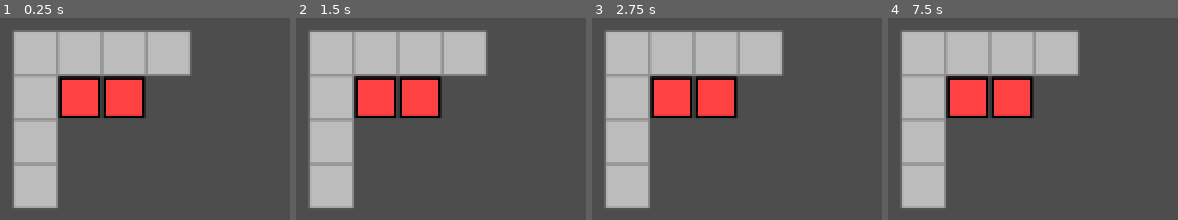
Above: before the commit, frames 1-4 (left to right).
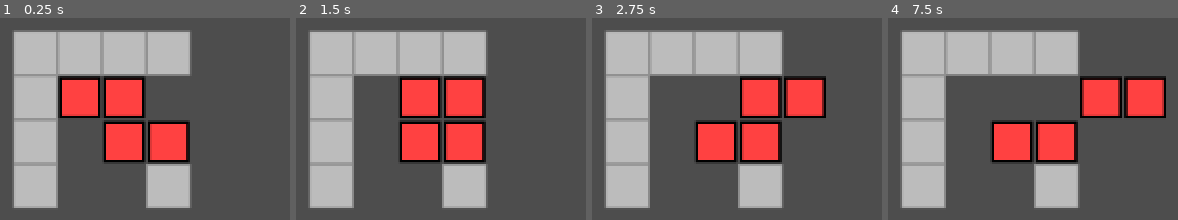
Above: after the commit, the same moments.

Repository: LightPotatoDev/BalloonGaem
Game: Godot game, scene res://scenes/Main.tscn
Same seed, same stepped clock (60 frames per second), same inputs: the game is played once before the commit and once after it.
Inputs:
- Up to frame 1 (0.25 s): no input
- Up to frame 2 (1.5 s): tap Enter at 0.5 s; hold Right (ui_right) 0.53-1.28 s; tap Space at 1.25 s; hold Down (ui_down) from 1.28 s (still down)
- Up to frame 3 (2.75 s): tap Enter at 2 s; release Down (ui_down) at 2.03 s; hold Right (ui_right) from 2.03 s (still down)
- Up to frame 4 (7.5 s): tap Space at 2.75, 4.25 s; release Right (ui_right) at 2.78 s; hold Up (ui_up) 2.78-3.53 s; tap Enter at 3.5 s; hold Left (ui_left) 3.53-5.03 s; hold Down (ui_down) 5.03-5.78 s; hold Right (ui_right) 5.78-6.53 s; hold Up (ui_up) 6.53-7.28 s; hold Right (ui_right) from 7.28 s (still down)

The runs differ from the first frame. In frame 1, 9.3% of the frame differs, in the area x 35-66%, y 50-95%; in frame 2, 15%; in frame 3, 21%, in the area x 20-81%, y 28-95%; in frame 4, 21%.

Commit message:
basic movement

Diff:
--- a/scenes/Main.tscn
+++ b/scenes/Main.tscn
@@ -1,6 +1,6 @@
 [gd_scene load_steps=3 format=3 uid="uid://2lxmwbgsphcx"]
 
-[ext_resource type="PackedScene" uid="uid://6js8brrwjbmt" path="res://scenes/objects/PlayerBalloon.tscn" id="1_i0xqu"]
+[ext_resource type="PackedScene" uid="uid://6js8brrwjbmt" path="res://scenes/objects/Balloon.tscn" id="1_i0xqu"]
 [ext_resource type="TileSet" uid="uid://cau1xylhqfcta" path="res://resources/terrain_tiles.tres" id="2_we40a"]
 
 [node name="Main" type="Node2D"]
@@ -9,8 +9,12 @@
 
 [node name="PlayerBalloon" parent="GameManager" instance=ExtResource("1_i0xqu")]
 position = Vector2(144, 144)
+is_player = true
+
+[node name="PlayerBalloon2" parent="GameManager" instance=ExtResource("1_i0xqu")]
+position = Vector2(176, 176)
 
 [node name="Terrain" type="TileMap" parent="GameManager" groups=["wall"]]
 tile_set = ExtResource("2_we40a")
 format = 2
-layer_0/tile_data = PackedInt32Array(196611, 0, 0, 262147, 0, 0, 327683, 0, 0, 393219, 0, 0, 196612, 0, 0, 196613, 0, 0, 196614, 0, 0)
+layer_0/tile_data = PackedInt32Array(196611, 0, 0, 262147, 0, 0, 327683, 0, 0, 393219, 0, 0, 196612, 0, 0, 196613, 0, 0, 196614, 0, 0, 393222, 0, 0)
--- /dev/null
+++ b/scenes/objects/Balloon.gd
@@ -0,0 +1,41 @@
+extends Pushable
+class_name Balloon
+
+@export var is_player:bool = false
+const BALLOON_COL = preload("res://scenes/objects/BalloonCollision.tscn")
+
+func get_input():
+	const INPUTS = {"ui_left":Vector2.LEFT,
+					"ui_right":Vector2.RIGHT,
+					"ui_up":Vector2.UP,
+					"ui_down":Vector2.DOWN}
+	for key in INPUTS.keys():
+		if Input.is_action_just_pressed(key):
+			move(INPUTS[key], check_move_collision(INPUTS[key]))
+
+func check_scale_collision(dir:Vector2):
+	var cols = []
+	for child in child_colliders:
+		cols.append(child.check_collision(dir))
+
+	var movable:bool = true
+	for col in cols:
+		if movable == false:
+			things_to_move = {}
+			break
+		if col == null:
+			continue
+
+		var group = col.get_groups()[0]
+		if group == "wall":
+			movable = false
+		if group == "balloon" and col.get_parent() != self:
+			movable = col.get_parent().check_move_collision(dir)
+			if movable:
+				things_to_move[col.get_parent()] = null
+
+	return movable
+
+func _physics_process(_delta):
+	if is_player:
+		get_input()
--- a/scenes/objects/PlayerBalloon.tscn
+++ b/scenes/objects/Balloon.tscn
@@ -1,9 +1,9 @@
 [gd_scene load_steps=3 format=3 uid="uid://6js8brrwjbmt"]
 
-[ext_resource type="Script" path="res://scenes/objects/PlayerBalloon.gd" id="1_igggx"]
+[ext_resource type="Script" path="res://scenes/objects/Balloon.gd" id="1_igggx"]
 [ext_resource type="PackedScene" uid="uid://bmghjdu7kggnd" path="res://scenes/objects/BalloonCollision.tscn" id="2_40n74"]
 
-[node name="PlayerBalloon" type="Node2D"]
+[node name="Balloon" type="Node2D"]
 script = ExtResource("1_igggx")
 
 [node name="BalloonCollision" parent="." instance=ExtResource("2_40n74")]
--- a/scenes/objects/BalloonCollision.gd
+++ b/scenes/objects/BalloonCollision.gd
@@ -2,9 +2,9 @@
 
 @onready var ray:RayCast2D = $RayCast2D
 
-func check_collision(dir:Vector2) -> String:
+func check_collision(dir:Vector2):
 	ray.target_position = dir * 32
 	ray.force_raycast_update()
 	if ray.is_colliding():
-		return ray.get_collider().get_groups()[0]
-	return "null"
+		return ray.get_collider()
+	return null
--- a/scenes/objects/PlayerBalloon.gd
+++ /dev/null
@@ -1,27 +0,0 @@
-extends Node2D
-
-var colliders = []
-
-func _ready():
-	colliders = get_children()
-
-func get_input():
-	const INPUTS = {"ui_left":Vector2.LEFT,
-					"ui_right":Vector2.RIGHT,
-					"ui_up":Vector2.UP,
-					"ui_down":Vector2.DOWN}
-	for key in INPUTS.keys():
-		if Input.is_action_just_pressed(key):
-			check_collision(INPUTS[key])
-
-func check_collision(dir:Vector2):
-	var results = []
-	for child in colliders:
-		results.append(child.check_collision(dir))
-	for res in results:
-		if res[0] == "wall":
-			print('a')
-	print(results)
-
-func _physics_process(_delta):
-	get_input()
--- /dev/null
+++ b/scenes/objects/Pushable.gd
@@ -0,0 +1,41 @@
+extends Node2D
+class_name Pushable
+
+var child_colliders = []
+var things_to_move = {}
+
+func _ready():
+	child_colliders = get_children()
+
+func check_move_collision(dir:Vector2) -> bool:
+	var cols = []
+	for child in child_colliders:
+		cols.append(child.check_collision(dir))
+
+	var movable:bool = true
+	for col in cols:
+		if movable == false:
+			things_to_move = {}
+			break
+		if col == null:
+			continue
+
+		var group = col.get_groups()[0]
+		if group == "wall":
+			movable = false
+		if group == "balloon" and col.get_parent() != self:
+			movable = col.get_parent().check_move_collision(dir)
+			if movable:
+				things_to_move[col.get_parent()] = null
+
+	return movable
+
+func move(dir:Vector2, can_move:bool):
+	for thing in things_to_move:
+		thing.move(dir, can_move)
+	things_to_move = {}
+	if can_move:
+		position += dir * 32
+	else:
+		pass
+		#add 'not moving' animation
